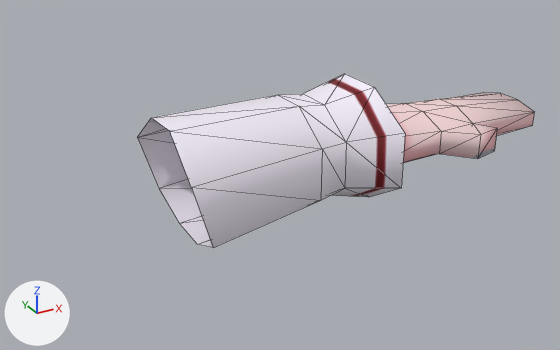
What one commit did to the OBJ model resources/player/arm_L.obj.
Camera for both pictures: a 50 mm lens placed at (-0.297, -0.855, 0.423), pointed at (0.201, 0.051, -0.03). Arrows for +X, +Y and +Z are at lower left; the lights stay in place. Mesh edges are drawn as thin lines. Where no turn or scale is listed for an object, it has been applied to the vertices.

The first picture shows 'arm_L'.
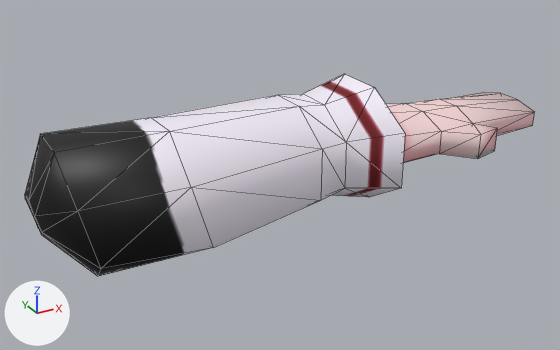
Changed parts and their boxes [x1, y1, x2, y2] in the pictures (560 x 350 px):
'arm_L', reshaped (28% wider, 16% taller): before [137, 74, 534, 248]; after [25, 74, 534, 276]
part 1 of me_arm_l, added: after [25, 118, 213, 276]

The change, as a diff of the scene's bpy script:
```diff
--- a/resources/player/arm_L.obj.py
+++ b/resources/player/arm_L.obj.py
@@ me_arm_l @@
 # used by ob_arm_l; location = (0.0, 0.0, 0.0)
-me_arm_l.from_pydata(...)  # 76 vertices, 126 faces; spans x 0.016..0.634, y -0.067..0.162, z -0.079..0.094
+me_arm_l.from_pydata(...)  # 93 vertices, 166 faces; spans x -0.156..0.634, y -0.067..0.162, z -0.087..0.094
+# me_arm_l part 1
+# 17 vertices are added at x -0.156..-0.089, y -0.061..0.128, z -0.087..0.087
+# 40 new faces join them
 me_arm_l.materials.append(mat_clothes)
```
